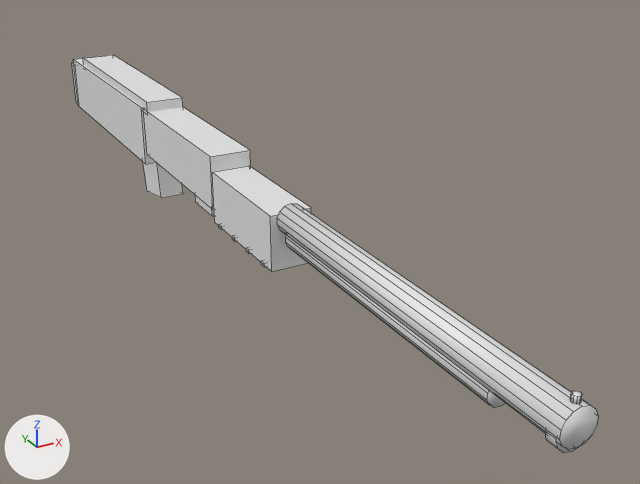
The FBX model Assets/models/shotgun.fbx as it was, and as the next commit left it.
Camera for both pictures: a 50 mm lens placed at (-0.164, -0.442, 0.151), pointed at (0.038, -0.074, -0.033). The lights are fixed; the arrows at lower left show +X, +Y and +Z. The older version comes first. Mesh edges are drawn as thin lines. Where no turn or scale is listed for an object, it has been applied to the vertices.

Objects in the first picture: 'ShotgunMesh'.
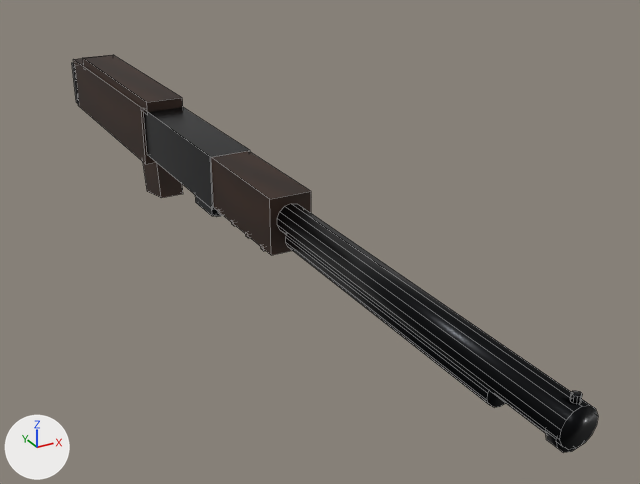
Boxes [x1, y1, x2, y2] around the edits, measured in the pictures (640 x 484 px; the box of a moved part takes in the faces that stretch with it):
'ShotgunMesh', surface changed, reshaped (white to black)
    both: [72, 55, 598, 453]
part 1 of me_shotgunmesh_mesh, moved or reshaped
    before: [212, 166, 311, 271]
    after: [211, 151, 311, 255]

The change, as a diff of the scene's bpy script:
```diff
--- a/Assets/models/shotgun.fbx.py
+++ b/Assets/models/shotgun.fbx.py
@@ img_shotgun_wood_color_png @@
+img_shotgun_wood_color_png = load_image('shotgun_wood_color.png', '../materials/shotgun_wood_color.png', 256, 256, 'sRGB')
@@ img_shotgun_metal_color_png @@
+img_shotgun_metal_color_png = load_image('shotgun_metal_color.png', '../materials/shotgun_metal_color.png', 256, 256, 'sRGB')
@@ mat_shotgun_metal @@
 mat_shotgun_metal = principled_material('Shotgun_Metal')
-mat_shotgun_metal.base_color = (0.8, 0.8, 0.8)  # white #e7e7e7
+mat_shotgun_metal.texture = img_shotgun_metal_color_png
+mat_shotgun_metal.metallic = 0.85
+mat_shotgun_metal.roughness = 0.3
@@ mat_shotgun_wood @@
 mat_shotgun_wood = principled_material('Shotgun_Wood')
-mat_shotgun_wood.base_color = (0.8, 0.8, 0.8)  # white #e7e7e7
+mat_shotgun_wood.texture = img_shotgun_wood_color_png
+mat_shotgun_wood.roughness = 0.6
@@ me_shotgunmesh_mesh @@
 me_shotgunmesh_mesh.from_pydata(...)  # 196 vertices, 130 faces; spans x -0.012..0.012, y -0.295..0.209, z -0.044..0.02
 # used by ob_shotgunmesh; location = (0.0, 0.0, 0.0)
+# me_shotgunmesh_mesh part 1: the loose piece of 8 vertices spanning x -0.01..0.01, y -0.117..-0.051, z -0.021..0.006 is moved by (0.0, 0.0, 0.008)
 me_shotgunmesh_mesh.materials.append(mat_shotgun_metal)
```
